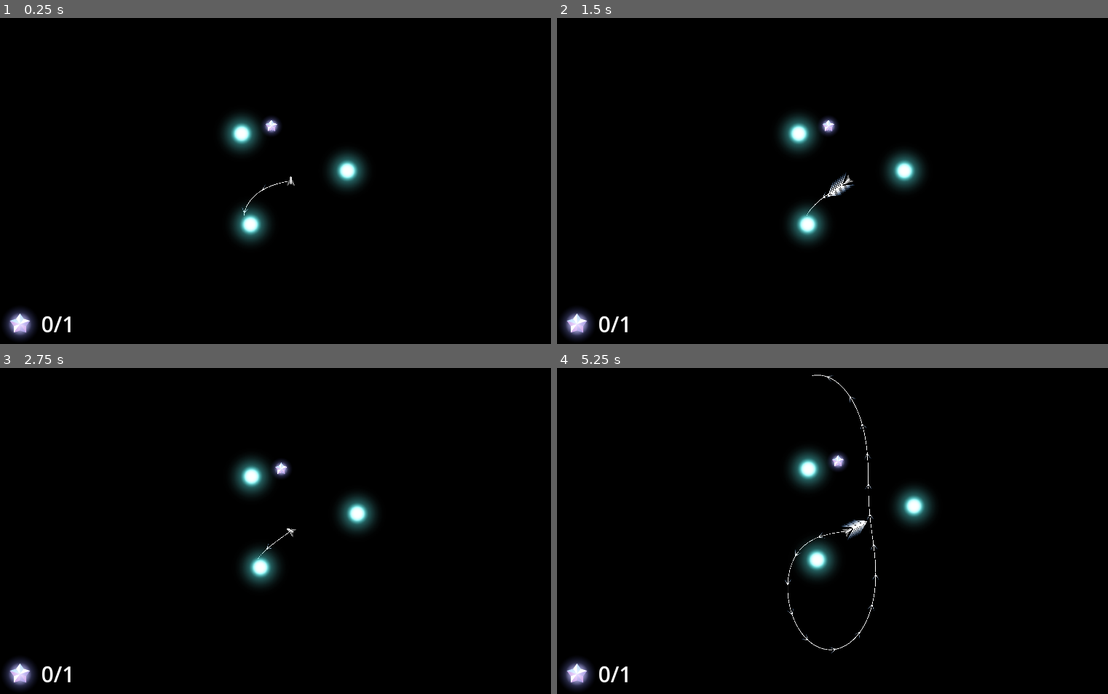
Above: before the commit, frames 1-4 (two rows, left to right).
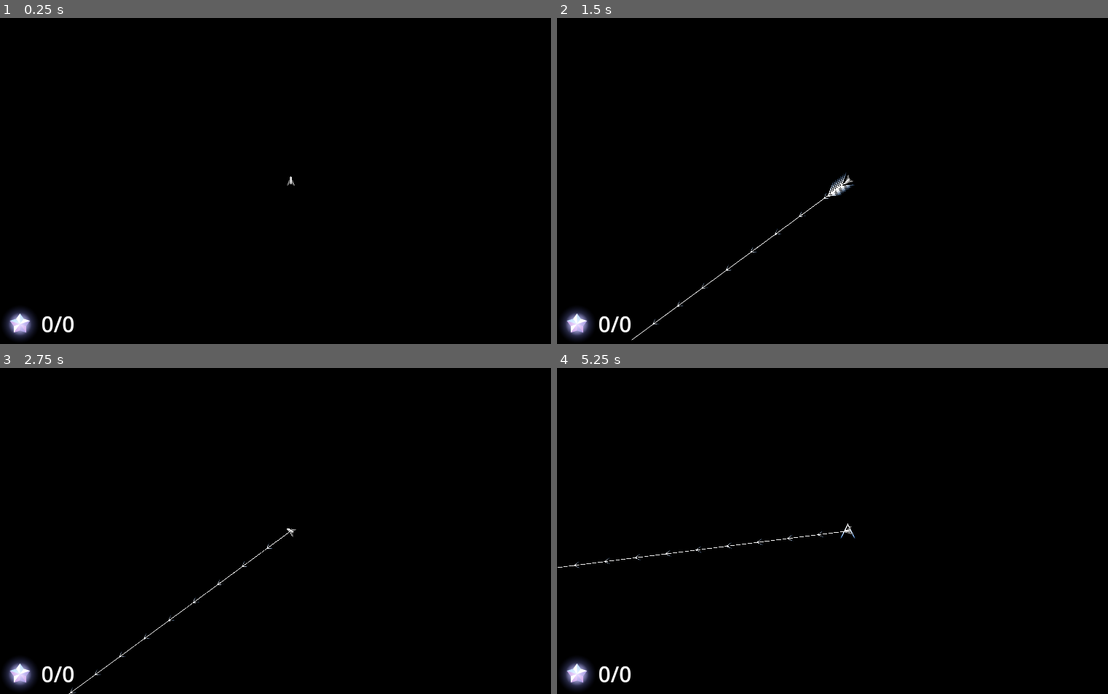
Above: after the commit, the same moments.

Repository: revanj/AstronautAndOrbit
Game: Godot game, scene res://LevelBase.tscn
The game is run twice, just before and just after one commit, with the same random seed, the same clock (stepped at 60 frames per second) and the same inputs. Before the commit the project starts from res://MainTest.tscn.
Inputs (mouse positions are in pixels of both pictures, inside the frame that each line leads up to):
- Up to frame 1 (0.25 s): no input
- Up to frame 2 (1.5 s): tap Enter at 0.5 s; move the mouse to (975, 164) at 0.52 s; hold D (thruster_right_turn) 0.53-1.25 s; click (975, 164) at 0.67 s; click (975, 164) at 0.77 s; tap Space at 1.25 s; drag from (733, 197) to (826, 125) at 1.27 s
- Up to frame 3 (2.75 s): move the mouse to (347, 459) at 2.02 s; hold D (thruster_right_turn) from 2.03 s (still down)
- Up to frame 4 (5.25 s): release D (thruster_right_turn) at 2.75 s; drag from (815, 596) to (672, 482) at 2.77 s; move the mouse to (1019, 579) at 3.52 s; hold A (thruster_left_turn) 3.53-4.25 s; click (1019, 579) at 3.77 s; tap Enter at 4.25 s; drag from (672, 482) to (832, 462) at 4.27 s; move the mouse to (876, 531) at 5.02 s; hold S (thruster_brake) from 5.03 s (still down); click (876, 531) at 5.17 s

The runs differ from the first frame. In frame 1, 2.2% of the frame differs, in the area x 11-67%, y 29-97%; in frame 2, 2.4%; in frame 3, 2.4%; in frame 4, 2.8%, in the area x 0-69%, y 2-97%.

Commit message:
Make level base

Diff:
--- /dev/null
+++ b/LevelBase.tscn
@@ -0,0 +1,30 @@
+[gd_scene load_steps=8 format=3 uid="uid://w6gs4ljwad72"]
+
+[ext_resource type="Script" path="res://Level.gd" id="1_6lo08"]
+[ext_resource type="Script" path="res://StarFields.gd" id="2_wf5pk"]
+[ext_resource type="Texture2D" uid="uid://dmhvljlcexvx4" path="res://Art/Arrow2.png" id="3_cmohn"]
+[ext_resource type="PackedScene" uid="uid://bb832x8inl183" path="res://Spaceship/Spaceship.tscn" id="5_jrsr5"]
+[ext_resource type="Script" path="res://UI.gd" id="7_68dhf"]
+[ext_resource type="PackedScene" uid="uid://blcdi8y5tplqc" path="res://UI/DialogueBox.tscn" id="8_rhqqw"]
+[ext_resource type="PackedScene" uid="uid://cpsqvdopnkhmy" path="res://CrystalCollect.tscn" id="9_1oir3"]
+
+[node name="LevelBase" type="Node2D"]
+texture_filter = 1
+script = ExtResource("1_6lo08")
+
+[node name="StarFields" type="Node2D" parent="."]
+script = ExtResource("2_wf5pk")
+arrow_texture = ExtResource("3_cmohn")
+
+[node name="Spaceship" parent="StarFields" instance=ExtResource("5_jrsr5")]
+process_mode = 0
+
+[node name="Crystals" type="Node2D" parent="."]
+
+[node name="UI" type="CanvasLayer" parent="."]
+script = ExtResource("7_68dhf")
+
+[node name="DialogueBox" parent="UI" instance=ExtResource("8_rhqqw")]
+visible = false
+
+[node name="CrystalCollect" parent="UI" instance=ExtResource("9_1oir3")]
--- a/MainTest.tscn
+++ /dev/null
@@ -1,43 +0,0 @@
-[gd_scene load_steps=10 format=3 uid="uid://w6gs4ljwad72"]
-
-[ext_resource type="Script" path="res://Level.gd" id="1_dlda8"]
-[ext_resource type="PackedScene" uid="uid://b160ih64nd20k" path="res://GravityObjects/Star.tscn" id="3_2t0na"]
-[ext_resource type="Texture2D" uid="uid://dmhvljlcexvx4" path="res://Art/Arrow2.png" id="3_qmdwb"]
-[ext_resource type="Script" path="res://StarFields.gd" id="4_30y0s"]
-[ext_resource type="PackedScene" uid="uid://bb832x8inl183" path="res://Spaceship/Spaceship.tscn" id="4_hcorw"]
-[ext_resource type="PackedScene" uid="uid://co8brsgf1hgks" path="res://EnergyStar.tscn" id="6_4cqvk"]
-[ext_resource type="PackedScene" uid="uid://blcdi8y5tplqc" path="res://UI/DialogueBox.tscn" id="7_0t62n"]
-[ext_resource type="Script" path="res://UI.gd" id="7_e4s16"]
-[ext_resource type="PackedScene" uid="uid://cpsqvdopnkhmy" path="res://CrystalCollect.tscn" id="9_abxmf"]
-
-[node name="MainTest" type="Node2D"]
-texture_filter = 1
-script = ExtResource("1_dlda8")
-
-[node name="StarFields" type="Node2D" parent="."]
-script = ExtResource("4_30y0s")
-arrow_texture = ExtResource("3_qmdwb")
-
-[node name="Star" parent="StarFields" instance=ExtResource("3_2t0na")]
-position = Vector2(-133, 144)
-
-[node name="Star2" parent="StarFields" instance=ExtResource("3_2t0na")]
-position = Vector2(-162, -157)
-
-[node name="Star3" parent="StarFields" instance=ExtResource("3_2t0na")]
-position = Vector2(187, -34)
-
-[node name="Spaceship" parent="StarFields" instance=ExtResource("4_hcorw")]
-process_mode = 0
-
-[node name="Crystals" type="Node2D" parent="."]
-
-[node name="EnergyCrystal" parent="Crystals" instance=ExtResource("6_4cqvk")]
-
-[node name="UI" type="CanvasLayer" parent="."]
-script = ExtResource("7_e4s16")
-
-[node name="DialogueBox" parent="UI" instance=ExtResource("7_0t62n")]
-visible = false
-
-[node name="CrystalCollect" parent="UI" instance=ExtResource("9_abxmf")]
--- a/project.godot
+++ b/project.godot
@@ -11,7 +11,7 @@
 [application]
 
 config/name="AstronautAndOrbit"
-run/main_scene="res://MainTest.tscn"
+run/main_scene="res://LevelBase.tscn"
 config/features=PackedStringArray("4.1", "Forward Plus")
 config/icon="res://icon.svg"
 
